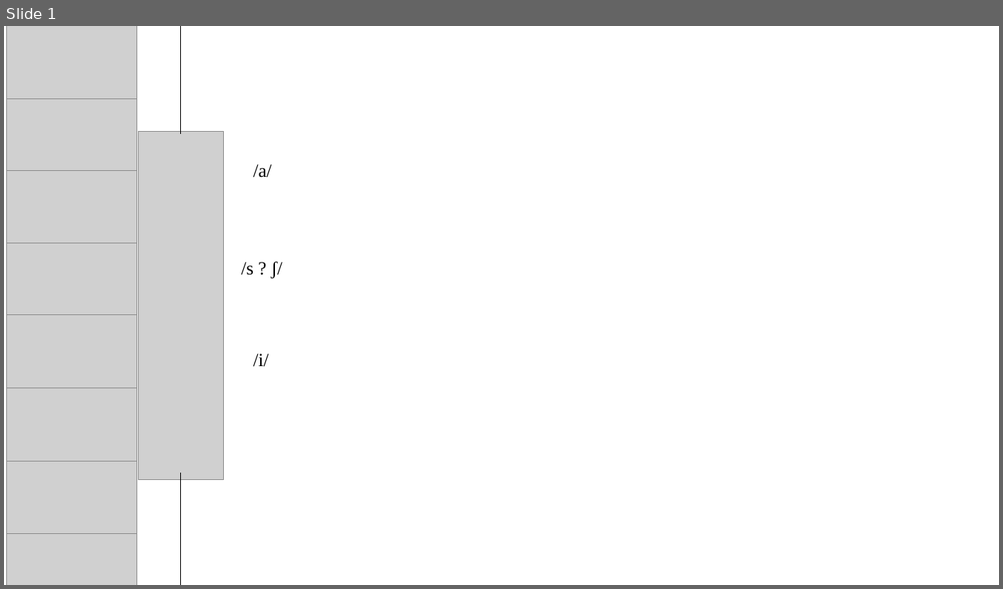
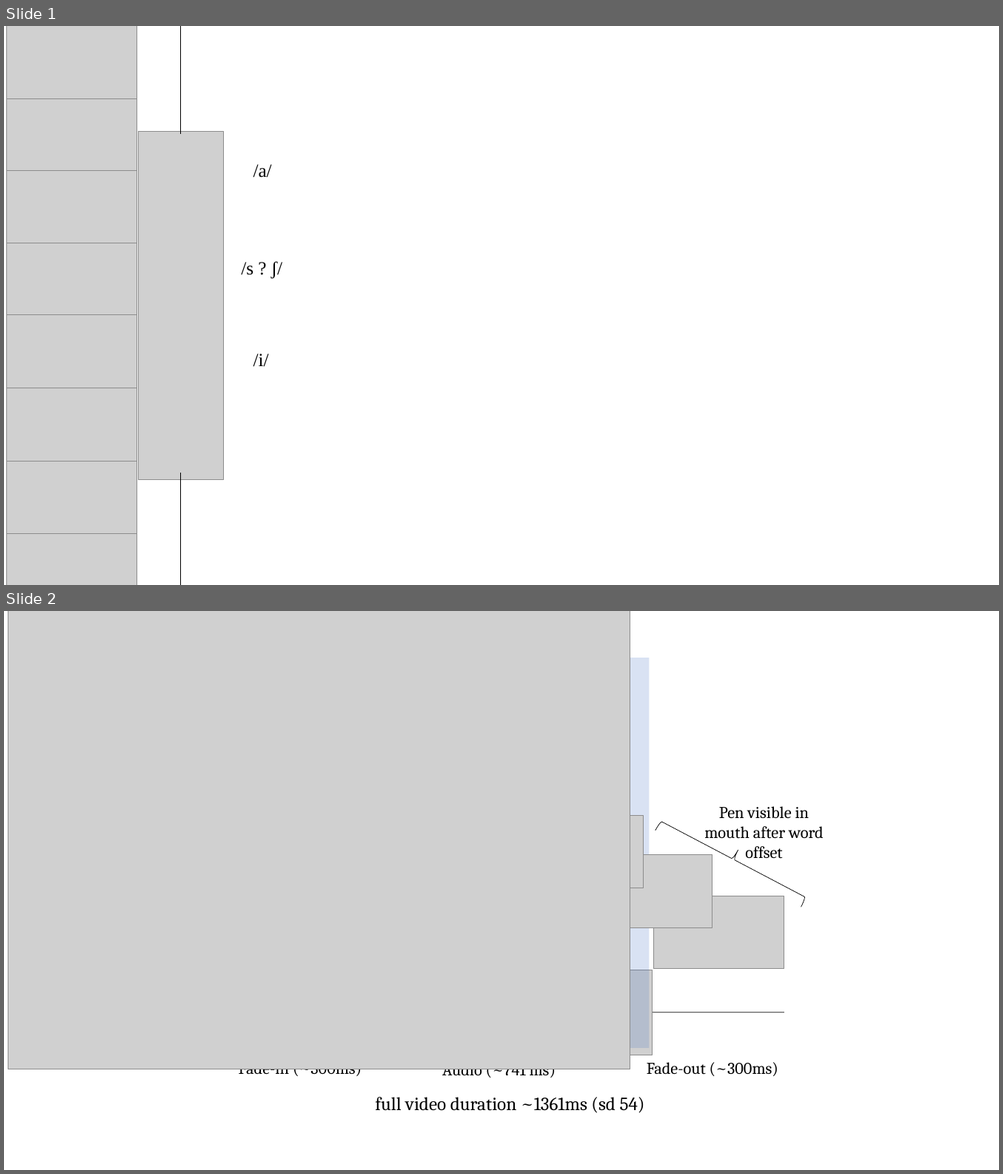
Before and after one commit to hlplab/Causal_Inference_in_Speech_Perception, a slide deck: figures/Occluder_figure.pptx. Shown one above the other, each under a label of ours: slide 1 before the commit, slides 1 and 2 after it. The pictures are 1003x589 and 1003x1174 pixels, drawn with LibreOffice and Linux fonts; fonts in the diff are those of the drawing; grey boxes stand for pictures. Boxes give left, top, right and bottom in pixels: in the first picture for what was removed or moved away, otherwise in the second. Text is boxed around its words. In the diff, an @@ line names an element or a change of style, - is before the commit and + after.

```diff
--- a/figures/Occluder_figure.pptx
+++ b/figures/Occluder_figure.pptx
@@ slide 2 added at bbox=[4, 611, 999, 1170], background #FFFFFF @@
@@ picture added at bbox=[8, 611, 630, 1070] @@
@@ rectangle added at bbox=[522, 658, 649, 1049], fill #4472C4 at 20% opacity @@
@@ text added at bbox=[704, 806, 823, 859], 16 pt, text #000000 @@
+Pen visible in mouth after word offset
@@ picture added at bbox=[513, 815, 643, 889] @@
@@ right brace added at bbox=[655, 812, 811, 908], outline #000000 0.5 pt @@
@@ picture added at bbox=[582, 855, 712, 928] @@
@@ picture added at bbox=[654, 896, 784, 969] @@
@@ picture added at bbox=[356, 970, 652, 1055] @@
@@ line added from (230, 1013) to (784, 1012), #000000 0.5 pt @@
@@ text added at bbox=[239, 1069, 361, 1079], 16 pt, text #000000 @@
+Fade-in (~300ms)
@@ text added at bbox=[442, 1069, 555, 1080], 16 pt, text #000000 @@
+Audio (~741 ms)
@@ text added at bbox=[646, 1062, 778, 1076], 16 pt, text #000000 @@
+Fade-out (~300ms)
@@ text added at bbox=[375, 1097, 645, 1113], 18 pt, text #000000 @@
+full video duration ~1361ms (sd 54)
```
Also in this commit, not shown: 1 slide removed.
